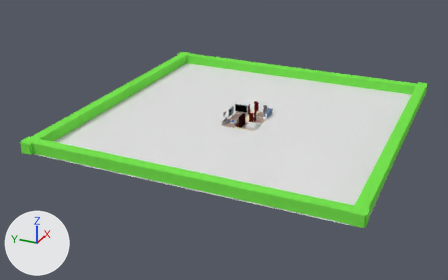
The Blender file app/blender/morning_new.blend, before and after one commit.
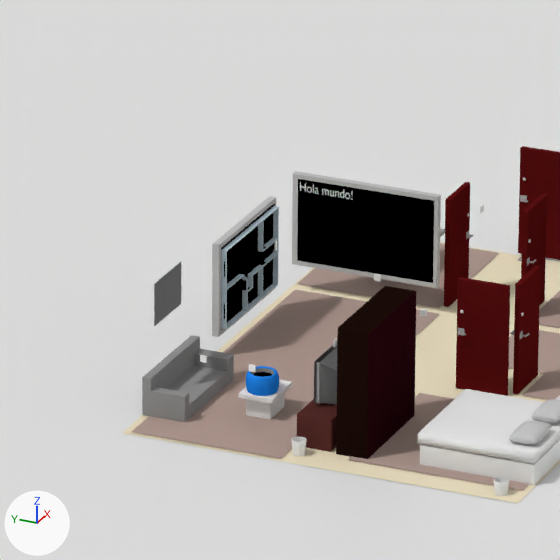
Old and new are each drawn whole from a camera (50 mm lens) standing at (-105.6, -42.5, 47.4) and looking at (-3.3, 3.5, -3.8) and again close up on the part from 47% to 58% of the width and 32% to 49% of the height. The lights are fixed; the arrows at lower left show +X, +Y and +Z.

In view in the first close-up: 'bed', 'bedroomCarpet', 'bedroomDoor', 'console', 'console_text', 'couch', 'floor', 'ground', 'livingCarpet', 'mainDoor', 'officeCarpet', 'up_map', 'wardrobe'.
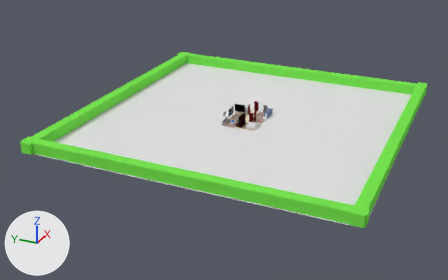
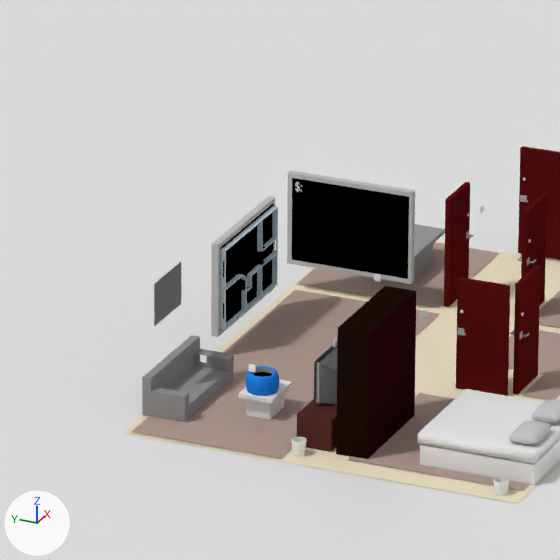
Patch to the scene script:
```diff
--- a/app/blender/morning_new.blend.py
+++ b/app/blender/morning_new.blend.py
@@ txt_text_004 @@
 txt_text_004 = bpy.data.curves.new('Text.004', 'FONT')
-txt_text_004.body = 'Hola mundo!'
+txt_text_004.body = '$:'
 txt_text_004.size = 0.78
@@ ob_up_map @@
 ob_up_map = bpy.data.objects.new('up_map', me_cube_007)
-ob_up_map.location = (0.22, 3.3, 1.34)
+ob_up_map.location = (0.22, 3.31, 1.34)
 ob_up_map.rotation_euler = (0.0, -1.571, 1.571)  # degrees (0, -90, 90)
@@ ob_console @@
 ob_console = bpy.data.objects.new('console', me_cube_012)
-ob_console.location = (1.88, 2.06, 1.34)
-ob_console.scale = (0.0616, 1.34, 0.832)
+ob_console.location = (1.88, 2.34, 1.34)
+ob_console.scale = (0.0616, 1.15, 0.832)
```

Where the change shows, as pixel boxes [x1, y1, x2, y2] in the close-ups (560 x 560 px):
'console', moved, rescaled (14% narrower)
    before: [292, 171, 441, 288]
    after: [287, 170, 415, 284]
'up_map', moved
    before: [212, 196, 279, 337]
    after: [211, 196, 278, 337]
'console_text', text changed
    before: [300, 182, 352, 200]
    after: [295, 181, 302, 192]
